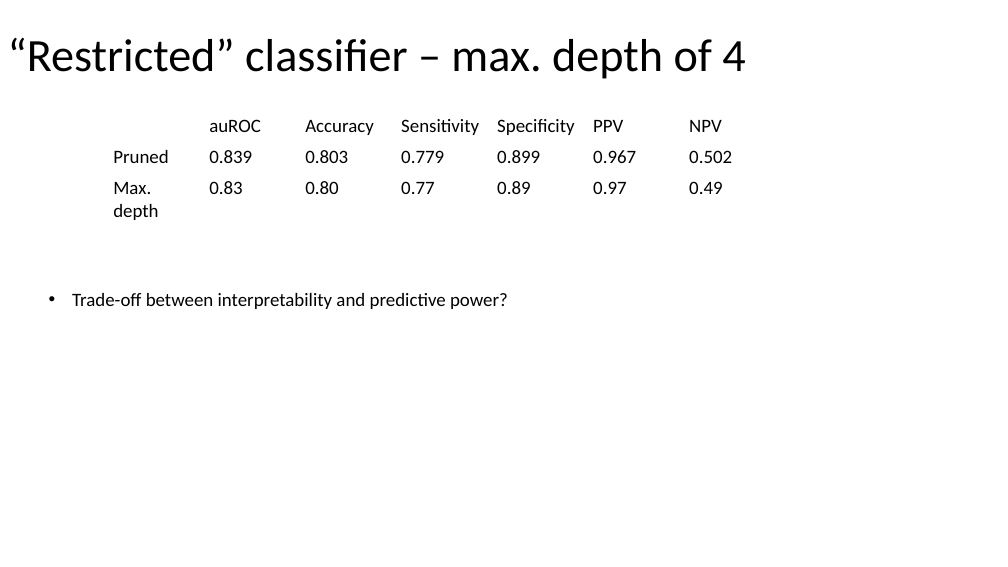
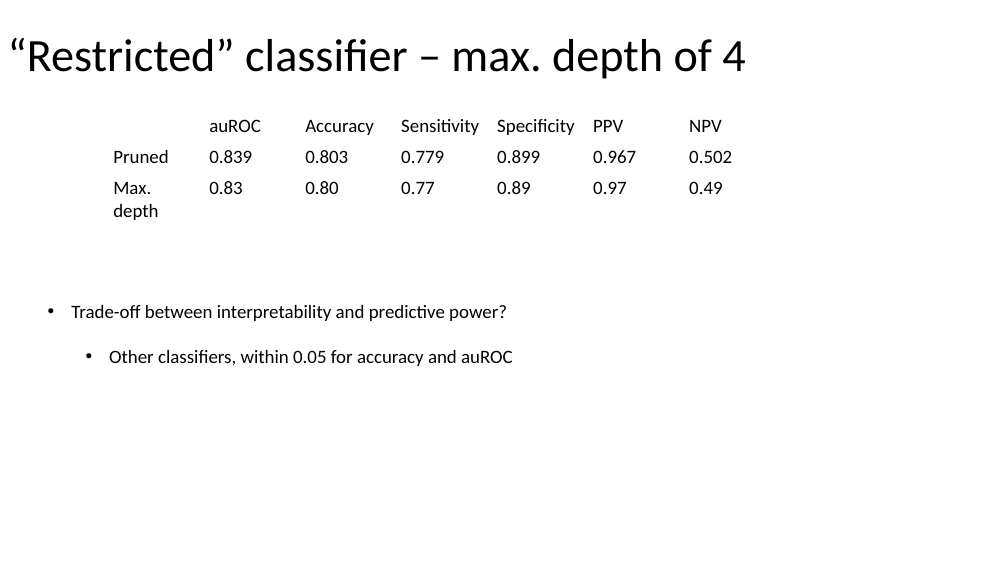
Before and after one commit to RachelMurray-Watson/COVID_forecasting, a slide deck: slide 6 of Graphs/Decision_tree_self_graph.pptx. Drawn at 1008x567 pixels with LibreOffice and Linux fonts; fonts in the diff are those of the drawing. Boxes give left, top, right and bottom in pixels: in the first picture for what was removed or moved away, otherwise in the second. Text is boxed around its words. In the diff, an @@ line names an element or a change of style, - is before the commit and + after.

Commit message:
Changed to predict proba

```diff
--- a/Graphs/Decision_tree_self_graph.pptx
+++ b/Graphs/Decision_tree_self_graph.pptx
@@ text "Trade-off between interpretability and predictive ...": place and size @@
-text "Trade-off between interpretability and predictive ..." at bbox=[72, 293, 508, 309]
+text "Trade-off between interpretability and predictive ..." at bbox=[71, 305, 513, 366]
@@ text at bbox=[109, 350, 513, 366]: paragraph added @@
+  • Other classifiers, within 0.05 for accuracy and auROC
```
Also in this commit, not shown: 4 other files.
